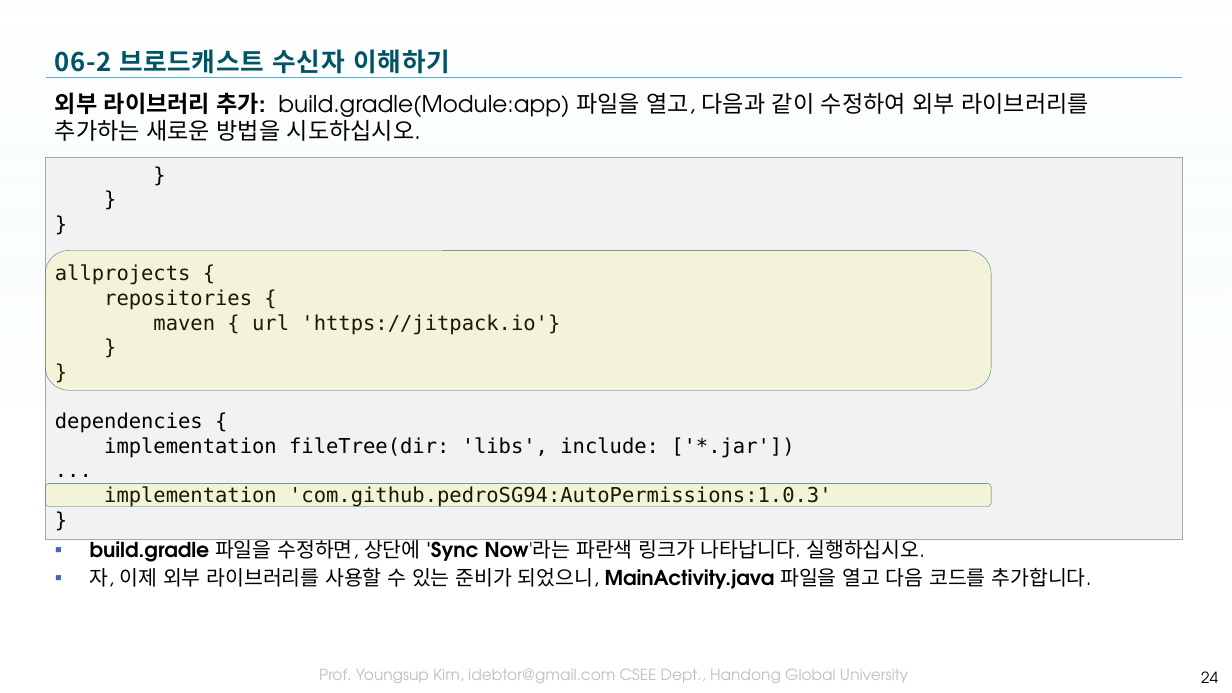
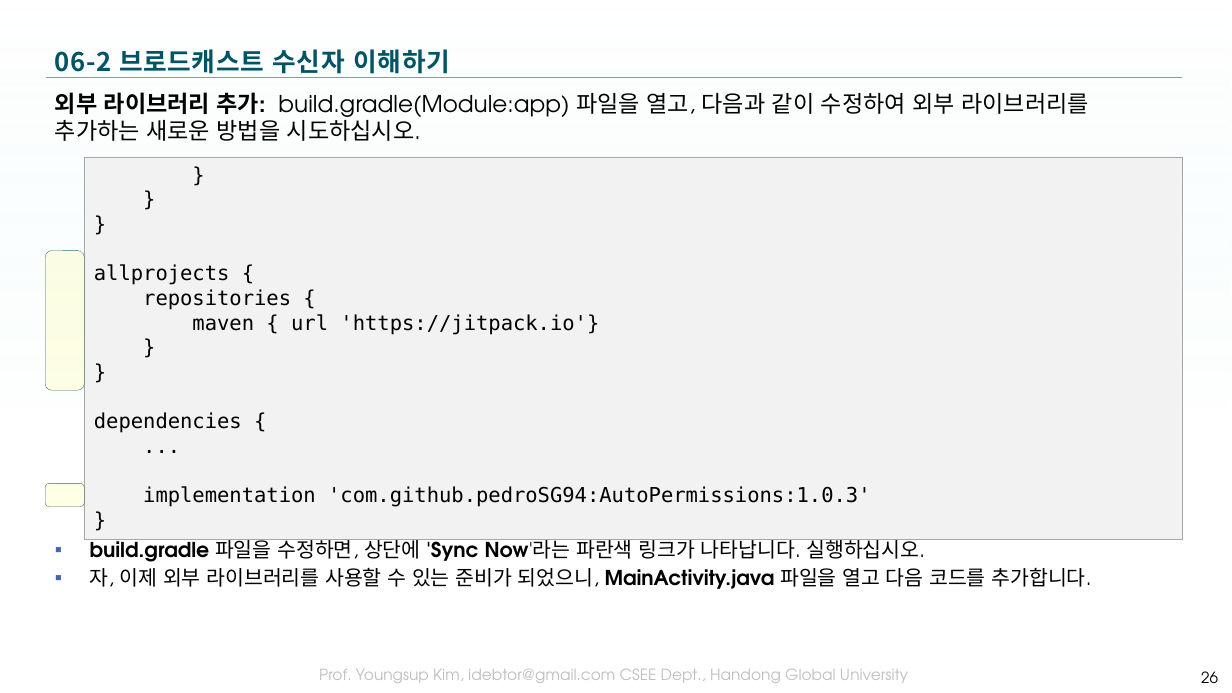
Before and after one commit to tae7841/HuStarAS, a slide deck: slide 26 of ppts/06Service.pptx (slide 24 before the commit). Drawn at 1232x693 pixels with LibreOffice and Linux fonts; fonts in the diff are those of the drawing; background and template pictures are left out. Boxes give left, top, right and bottom in pixels: in the first picture for what was removed or moved away, otherwise in the second. Text is boxed around its words. In the diff, an @@ line names an element or a change of style, - is before the commit and + after.

```diff
--- a/ppts/06Service.pptx
+++ b/ppts/06Service.pptx
@@ rectangle "}": place and size @@
-rectangle "}" at <box>46,157,1183,540</box>
+rectangle "}" at <box>85,157,1183,540</box>
@@ rounded rectangle: place and size @@
-rounded rectangle at <box>45,250,992,390</box>
+rounded rectangle at <box>45,250,84,390</box>
@@ text in rectangle at <box>104,437,794,458</box>: paragraph removed @@
-implementation fileTree(dir: 'libs', include: ['*.jar'])
@@ rounded rectangle: place and size @@
-rounded rectangle at <box>45,483,992,506</box>
+rounded rectangle at <box>45,483,84,506</box>
@@ page number at <box>1201,671,1218,683</box>: text changed @@
-24
+26
```
Also in this commit, not shown: 15 other slides changed, 2 slides added.
